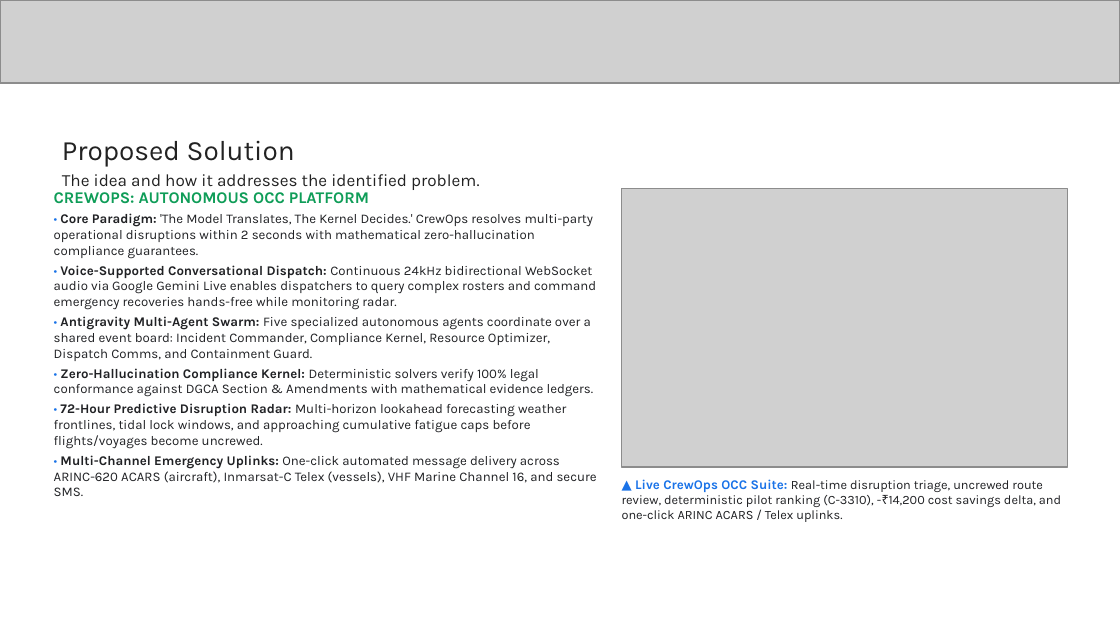
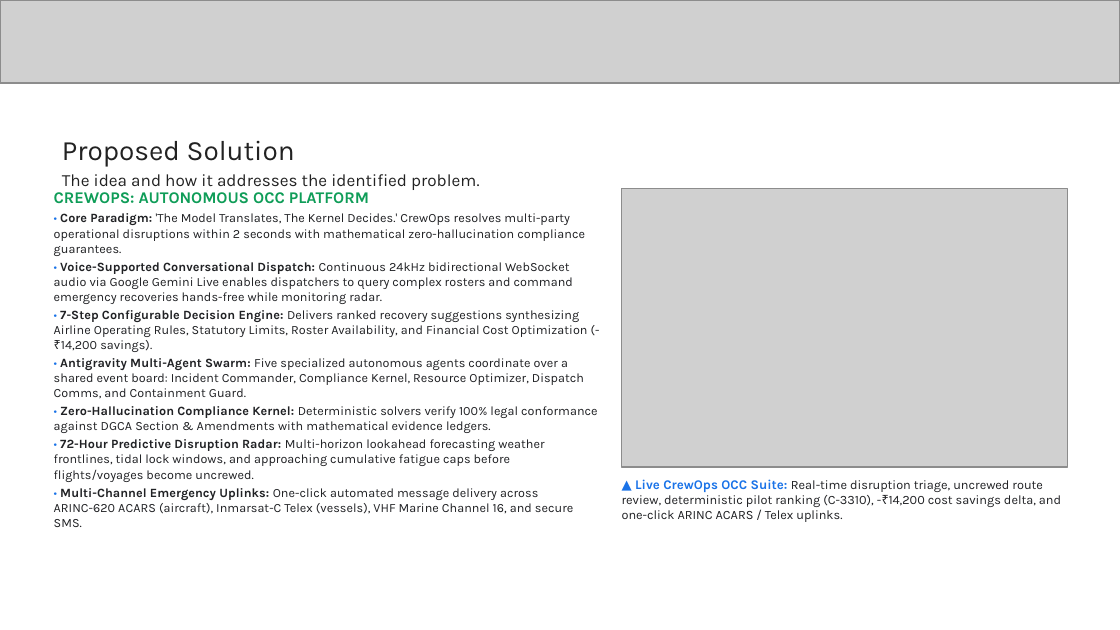
Before and after one commit to chiraghs/crewops, a slide deck: slide 3 of submission/CrewOps - Startup Buildathon Idea Submission.pptx. Drawn at 1120x630 pixels with LibreOffice and Linux fonts; fonts in the diff are those of the drawing; grey boxes stand for pictures. Boxes give left, top, right and bottom in pixels: in the first picture for what was removed or moved away, otherwise in the second. Text is boxed around its words. In the diff, an @@ line names an element or a change of style, - is before the commit and + after.

Commit message:
docs: add 7-step configurable decision engine balancing airline rules, rosters, and financial costs

```diff
--- a/submission/CrewOps - Startup Buildathon Idea Submission.pptx
+++ b/submission/CrewOps - Startup Buildathon Idea Submission.pptx
@@ text at (54,213,597,527): size 8.5 to 8.1 pt in "• Core Paradigm: 'The Model Translates, The ...", "• Voice-Supported Conversational Dispatch: Continuous 24kHz  ...", "• Antigravity Multi-Agent Swarm: Five specialized autonomous ...", "• Zero-Hallucination Compliance Kernel: Deterministic solver ..." and 2 more places @@
@@ text at (54,310,588,352): paragraph added @@
+• 7-Step Configurable Decision Engine: Delivers ranked recovery suggestions synthesizing Airline Operating Rules, Statutory Limits, Roster Availability, and Financial Cost Optimization (-₹14,200 savings).
```
Also in this commit, not shown: 2 other slides changed, 3 other files.
